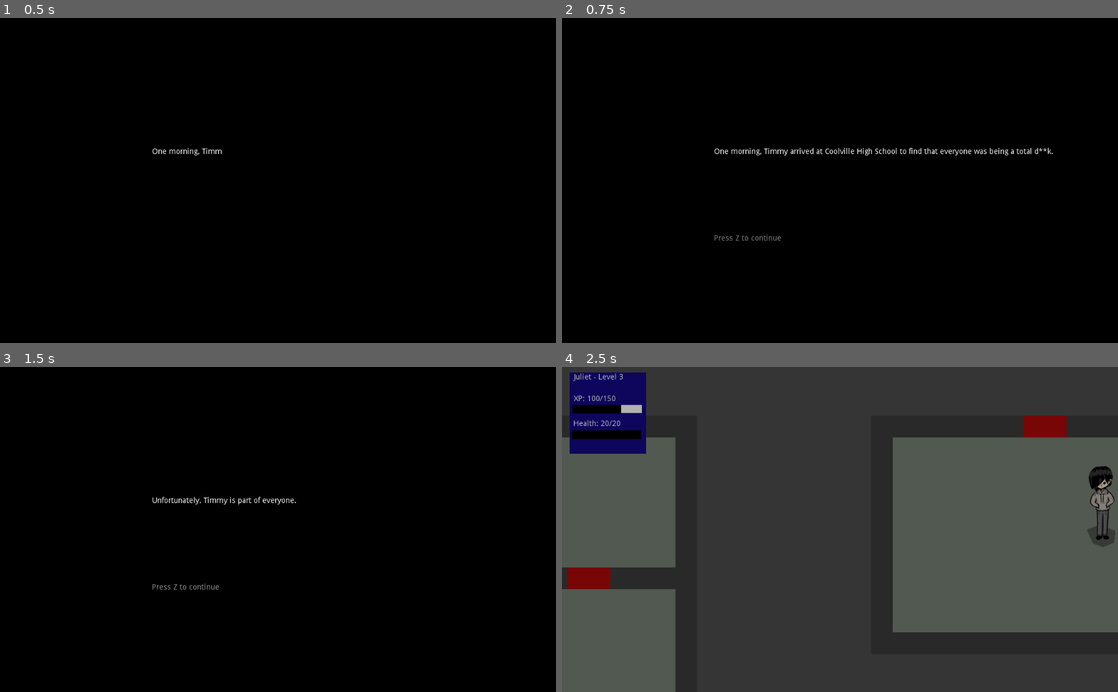
Above: before the commit, frames 1-4 (two rows, left to right).
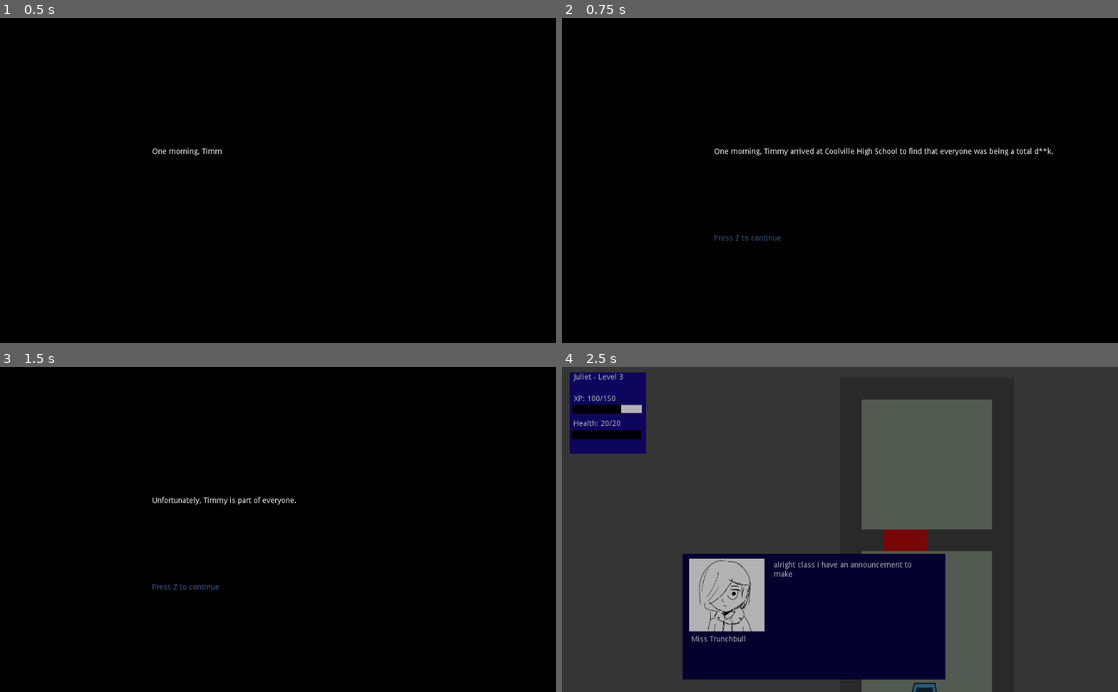
Above: after the commit, the same moments.

Repository: johnfn/ld49
Game: Godot game, scene res://Main.tscn
Same seed, same stepped clock (60 frames per second), same inputs: the game is played once before the commit and once after it.
Inputs:
- Up to frame 1 (0.5 s): no input
- Up to frame 2 (0.75 s): tap Enter at 0.5 s; hold Right (ui_right) from 0.53 s (still down); tap Z (action) at 0.6 s
- Up to frame 3 (1.5 s): tap Z (action) at 1.25, 1.35 s; release Right (ui_right) at 1.28 s; hold Down (ui_down) from 1.28 s (still down)
- Up to frame 4 (2.5 s): tap Z (action) at 2, 2.3 s; release Down (ui_down) at 2.03 s; hold Right (ui_right) from 2.03 s (still down); tap X (angry) at 2.1 s

Frame 1 is identical in both runs. In frame 2, less than 0.1% of the frame differs, in the area x 27-40%, y 66-69%; in frame 3, less than 0.1%; in frame 4, 54%, in the area x 0-100%, y 10-100%.

Commit message:
Add some dialog cinematic stuff

Diff:
--- a/Cinematics.gd
+++ b/Cinematics.gd
@@ -78,7 +78,10 @@
   fade_from_black_timed()
   # snap_camera()
 
-  G.dialog().start(["DIE!!!!"])
+  G.dialog().start([
+    { "speaker": "Miss Trunchbull", "dialog": "alright class i have an announcement to make", },
+    { "speaker": "Miss Trunchbull", "dialog": "ive decided to send timmy to detention until he stops being a huge loser so say your last goodbyes now", },
+  ])
 
 func _process(delta):
   if G.pause_mode != G.PauseMode.Cinematic:
--- a/Cinematics.tscn
+++ b/Cinematics.tscn
@@ -45,7 +45,7 @@
 margin_top = 400.0
 margin_right = 800.0
 margin_bottom = 414.0
-custom_colors/font_color = Color( 0.862745, 0.862745, 0.862745, 1 )
+custom_colors/font_color = Color( 0.380392, 0.576471, 0.917647, 1 )
 text = "Press Z to continue"
 __meta__ = {
 "_edit_use_anchors_": false
--- a/Dialog.gd
+++ b/Dialog.gd
@@ -11,7 +11,11 @@
   visible = false
 
 func get_next_dialog():
-  var next_dialog: String = next_dialogs.pop_front()
+  var next_dialog_obj = next_dialogs.pop_front()
+
+  var next_dialog = next_dialog_obj["dialog"]
+  var speaker = next_dialog_obj["speaker"]
+
   dialog_text.add_color_override("font_color", Color(1, 1, 1, 1))
 
   if next_dialog.begins_with("GET"):
@@ -21,6 +25,8 @@
 
   dialog_text.text = next_dialog
   dialog_text.visible_characters = 0
+
+  speaker_name.text = speaker
 
 func process_dialog():
   tick += 1
--- a/Dialog.tscn
+++ b/Dialog.tscn
@@ -46,6 +46,7 @@
 margin_right = 446.0
 margin_bottom = 143.0
 text = "BLAH BLAH BLAH BLAH BLAH UR SO STUPID"
+autowrap = true
 __meta__ = {
 "_edit_use_anchors_": false
 }
--- a/Dialogs.gd
+++ b/Dialogs.gd
@@ -3,20 +3,20 @@
 var dialogs = {
   "wastebin_dialog": [
     [
-      "This is a wastebin.",
-      "You look inside...",
-      "Hey, a coin!",
-      "GET:COIN",
+      { "speaker": "You", "dialog": "This is a wastebin.", },
+      { "speaker": "You", "dialog": "You look inside...", },
+      { "speaker": "You", "dialog": "Hey, a coin!", },
+      { "speaker": "You", "dialog": "GET:COIN", },
     ],
     [
-      "This is a wastebin.",
-      "You look inside...",
-      "There's nothing here."
+      { "speaker": "You", "dialog": "This is a wastebin.", },
+      { "speaker": "You", "dialog": "You look inside...", },
+      { "speaker": "You", "dialog": "There's nothing here." },
     ]
   ],
 
   "steve_dialog": [
-    "Hey, I'm Steve!"
+    { "speaker": "Steve", "dialog": "Hey, I'm Steve!" },
   ]
 }
 
--- a/project.godot
+++ b/project.godot
@@ -24,11 +24,6 @@
 "language": "GDScript",
 "path": "res://BattlePlayer.gd"
 }, {
-"base": "Node2D",
-"class": "BattleScene",
-"language": "GDScript",
-"path": "res://Battle.gd"
-}, {
 "base": "ColorRect",
 "class": "Dialog",
 "language": "GDScript",
@@ -53,7 +48,6 @@
 "BattleEntity": "",
 "BattleMonster": "",
 "BattlePlayer": "",
-"BattleScene": "",
 "Dialog": "",
 "HealthBar": "",
 "InteractionMarker": "",
Not shown, added: art/overworld/badhallway.png.import
